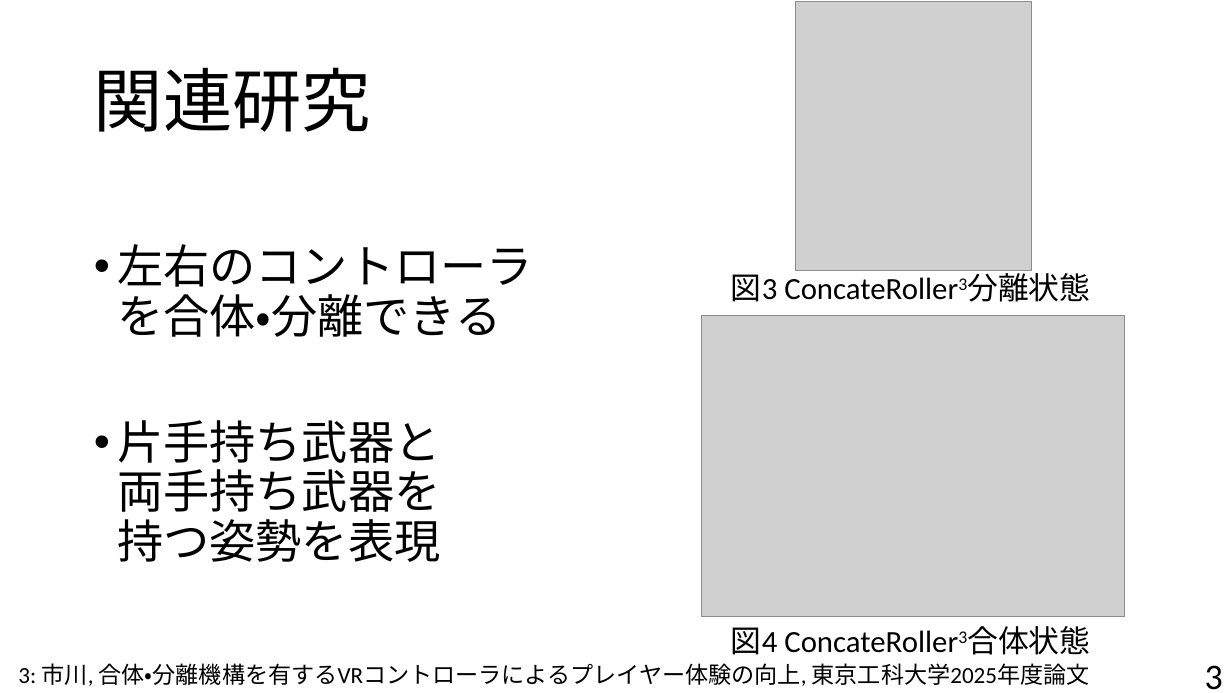
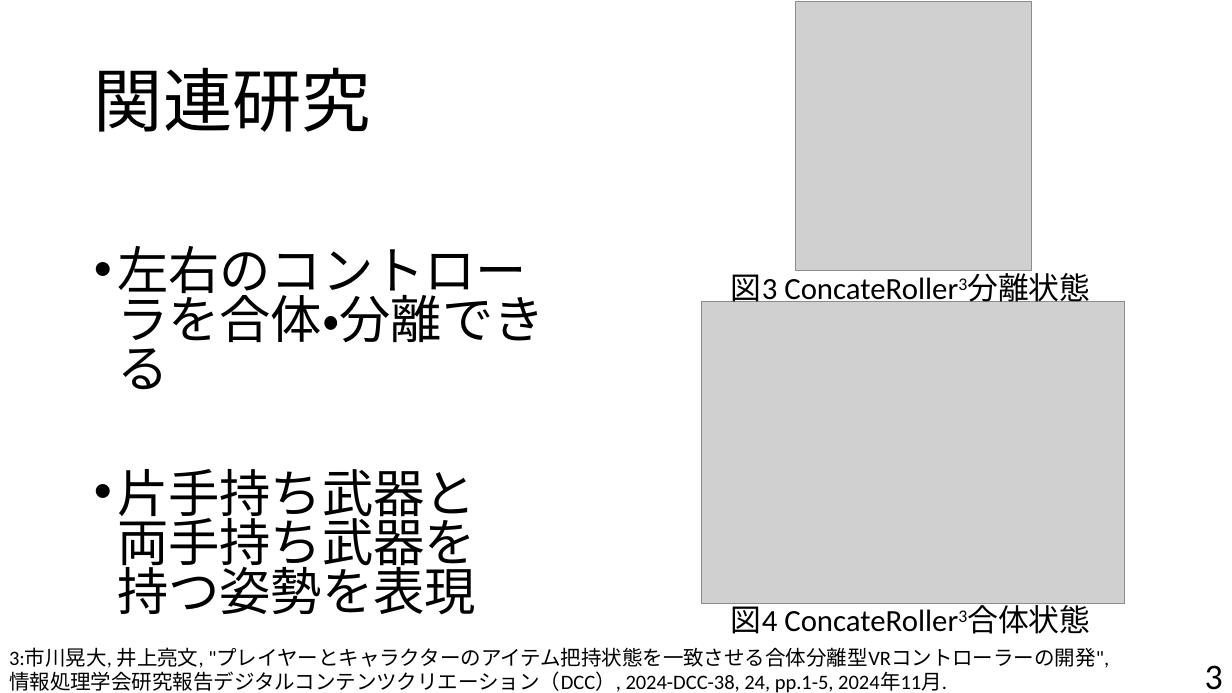
Before and after one commit to hillive/20250807_Chukan_MichitoK, a slide deck: slide 3 of 中間-太さ.pptx. Drawn at 1232x693 pixels with LibreOffice and Linux fonts; fonts in the diff are those of the drawing; grey boxes stand for pictures. Boxes give left, top, right and bottom in pixels: in the first picture for what was removed or moved away, otherwise in the second. Text is boxed around its words. In the diff, an @@ line names an element or a change of style, - is before the commit and + after.

```diff
--- a/中間-太さ.pptx
+++ b/中間-太さ.pptx
@@ text "左右のコントローラを合体・分離できる" at <box>117,246,545,615</box>: size 36 to 40 pt; line spacing 0.9 to 0.8 @@
@@ picture: place and size @@
-picture at <box>702,315,1126,617</box>
+picture at <box>702,301,1126,604</box>
@@ text "図4 ConcateRoller3合体状態" rewrapped from <box>731,627,777,655</box> to <box>731,600,777,634</box> @@
@@ text at <box>9,647,1109,693</box>: text changed; size 18 to 16 pt @@
-3: 市川, 合体・分離機構を有するVRコントローラによるプレイヤー体験の向上, 東京工科大学2025年度論文
+3:市川晃大, 井上亮文, "プレイヤーとキャラクターのアイテム把持状態を一致させる合体分離型VRコントローラーの開発", 情報処理学会研究報告デジタルコンテンツクリエーション（DCC）, 2024-DCC-38, 24, pp.1-5, 2024年11月.
```
Also in this commit, not shown: 3 other slides changed, 3 other files.
